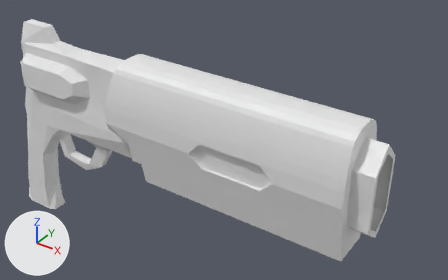
The Blender file Badass_Upgrade/DESIGN/GrupoA/Player/Rifle/Mesh/rifle_v1.blend as it was, and as the next commit left it.
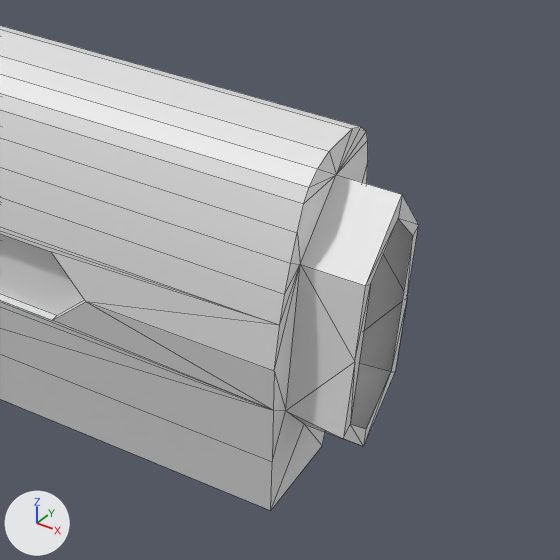
Each version appears first whole from a 50 mm camera at (3.786, -2.866, 2.819) aimed at (1.573, 0.348, 0.589), and next in a close-up on the part from 54% to 100% of the width and 26% to 100% of the height. Every picture has the same lights, and +X, +Y and +Z are marked at lower left. The close-ups show mesh edges as thin lines.
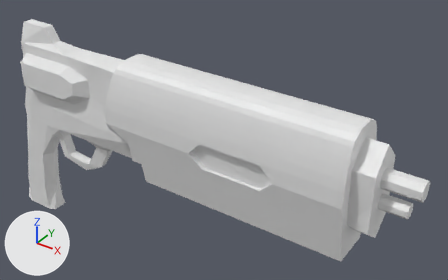
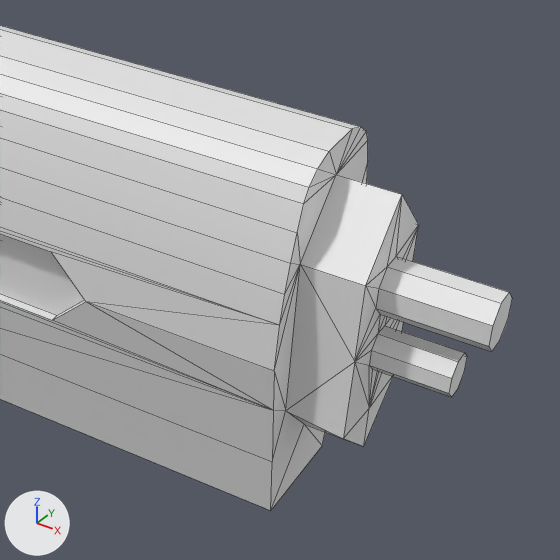
Location of each change, [x1, y1, x2, y2] in pixels of the close-ups (560 x 560 px):
```json
{"object": "Cube.002", "change": "reshaped", "before": [0, 25, 419, 510], "after": [0, 25, 512, 510]}
{"part": 1, "of": "me_cube_002", "change": "built on", "before": [343, 195, 419, 447], "after": [343, 195, 512, 447]}
```

Scene script edits in JSON lines:
```json
{"block": "me_cube_002", "where": "# used by ob_cube_002; location = (1.203, 0.0, 0.642); scale = (0.294, 0.16, 0.201)"}
{"op": "remove", "block": "me_cube_002", "code": "me_cube_002.from_pydata(...)  # 98 vertices, 128 faces, 2 loose edges; spans x -0.78..5.71, y -1.33..1.33, z -1.36..2.93"}
{"op": "add", "block": "me_cube_002", "code": "me_cube_002.from_pydata(...)  # 123 vertices, 160 faces; spans x -0.78..6.51, y -1.33..1.33, z -1.36..2.93"}
{"block": "me_cube_002", "change": "me_cube_002 part 1"}
{"block": "me_cube_002", "change": "8 vertices are removed from x 5.71, y -0.69..0.69, z -0.38..2.25"}
{"block": "me_cube_002", "change": "14 faces are deleted"}
{"block": "me_cube_002", "change": "2 loose edges are deleted"}
{"block": "me_cube_002", "change": "17 vertices are added at x 5.71, y -0.36..0.36, z -0.1..1.75"}
{"block": "me_cube_002", "change": "8 new vertices lie (0.8, 0.0, 0.0) away from vertices in x 5.71, y -0.36..0.36, z 1.18..1.75"}
{"block": "me_cube_002", "change": "8 new vertices lie (0.58, 0.0, 0.0) away from vertices in x 5.71, y -0.28..0.28, z 0.47..0.92"}
{"block": "me_cube_002", "change": "46 new faces join them"}
```
